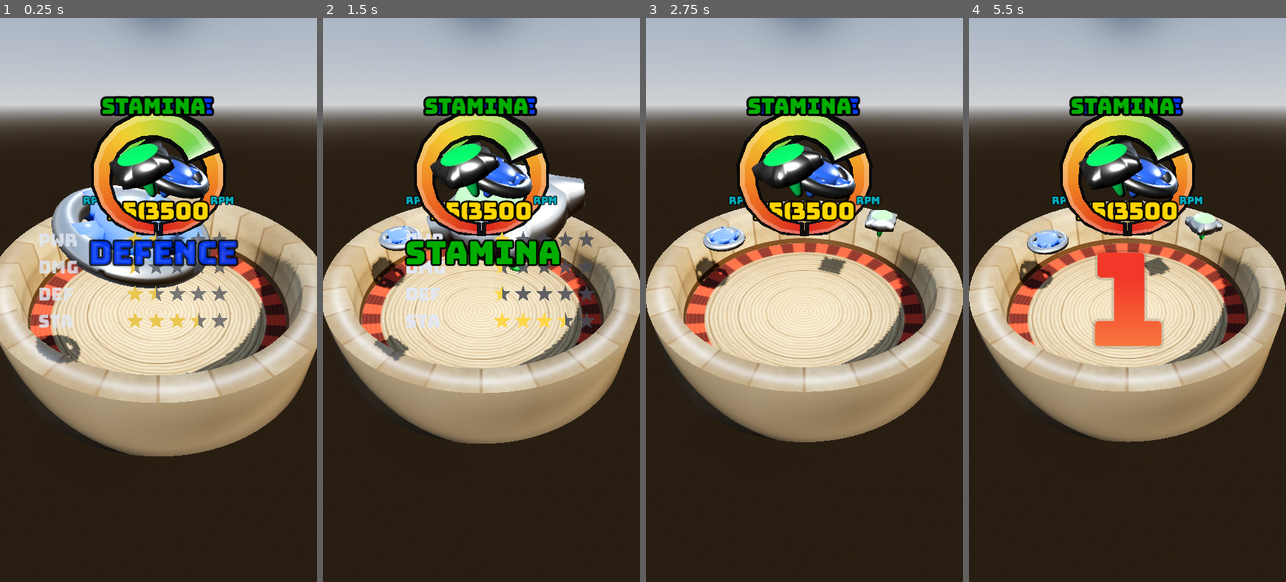
Above: before the commit, frames 1-4 (left to right).
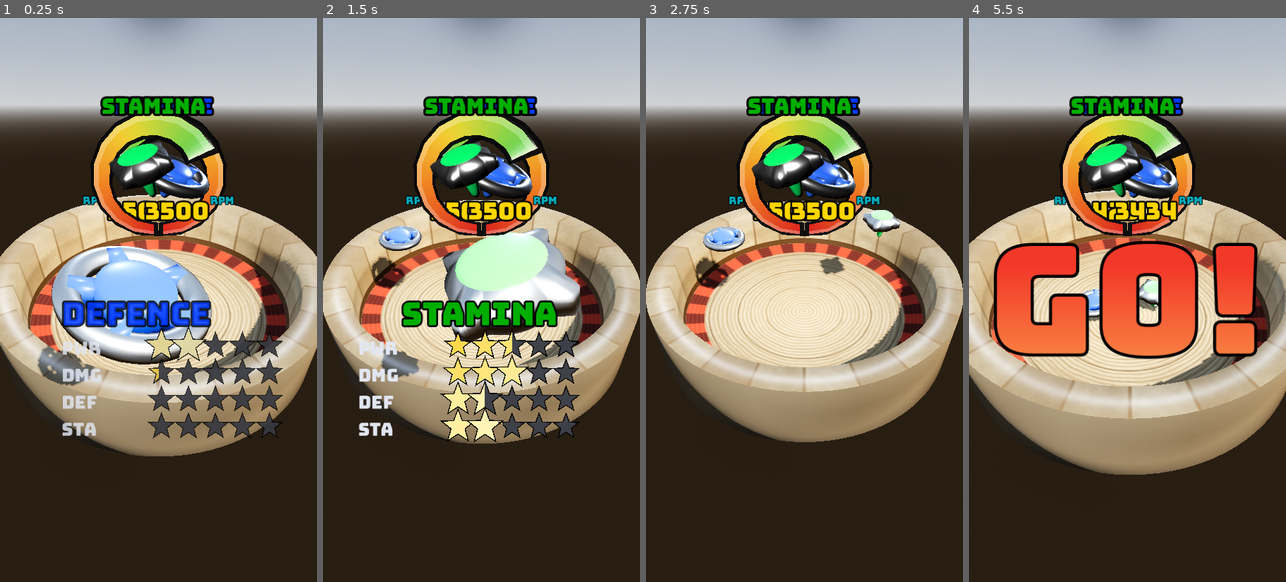
Above: after the commit, the same moments.

Repository: TaurusFire/SuperBattleTops
Game: Godot game, scene res://Scenes/Main.tscn
Two runs of this game, one before a commit and one after it. Both use one fixed random seed, a clock stepped at 60 frames per second and the inputs below.
Inputs:
- Up to frame 1 (0.25 s): no input
- Up to frame 2 (1.5 s): no input
- Up to frame 3 (2.75 s): no input
- Up to frame 4 (5.5 s): no input

The runs differ from the first frame. In frame 1, 17% of the frame differs, in the area x 11-90%, y 29-75%; in frame 2, 15%; in frame 3, 0.5%; in frame 4, 34%, in the area x 0-100%, y 16-81%.

Commit message:
changes

Diff:
--- a/battle-tops/Resources/TopStats/attack_top.tres
+++ b/battle-tops/Resources/TopStats/attack_top.tres
@@ -22,14 +22,13 @@
 materials = Array[Material]([SubResource("StandardMaterial3D_7xdy8"), SubResource("StandardMaterial3D_bi8nj")])
 name_colour = Color(1, 0, 0, 1)
 name_colour_secondary = Color(1, 0.6587266, 0.60562193, 1)
-rpm_base_decay_rate = 40.0
+rpm_base_decay_rate = 30.0
 rpm_decay_frac = 0.04
 base_knockback = 40.0
-base_damage = 45.0
+base_damage = 80.0
 defence = 10.0
 weight = 0.15
 move_speed = 0.9
 aggression = 0.85
 orbit_radius = 0.09
-dodge_skill = 0.2
 metadata/_custom_type_script = "uid://t37dunmlguwa"
--- a/battle-tops/Resources/TopStats/defence_top.tres
+++ b/battle-tops/Resources/TopStats/defence_top.tres
@@ -26,9 +26,9 @@
 initial_rpm = 3500.0
 rpm_base_decay_rate = 22.0
 rpm_decay_frac = 0.03
-base_knockback = 35.0
-base_damage = 20.0
-defence = 50.0
+base_knockback = 30.0
+base_damage = 40.0
+defence = 45.0
 weight = 0.23
 move_speed = 0.6
 dodge_skill = 0.7
--- a/battle-tops/Resources/TopStats/stamina_top.tres
+++ b/battle-tops/Resources/TopStats/stamina_top.tres
@@ -24,13 +24,13 @@
 name_colour = Color(0, 0.6842409, 0, 1)
 name_colour_secondary = Color(0.5377861, 1, 0.50600374, 1)
 initial_rpm = 3500.0
-rpm_decay_frac = 0.025
+rpm_decay_frac = 0.028
 base_knockback = 25.0
-base_damage = 25.0
-defence = 25.0
+base_damage = 60.0
+defence = 20.0
 weight = 0.16
-move_speed = 0.7
-aggression = 0.6
+move_speed = 0.8
+aggression = 0.65
 orbit_radius = 0.08
 dodge_skill = 0.8
 base_responsiveness = 3.0
--- a/battle-tops/Resources/stat_entries/def_se.tres
+++ b/battle-tops/Resources/stat_entries/def_se.tres
@@ -6,5 +6,5 @@
 script = ExtResource("1_4yarb")
 label = "DEF"
 stat_property = "defence"
-per_half_star = 15.0
+per_half_star = 5.5
 metadata/_custom_type_script = "uid://1mprwdka0ogo"
--- a/battle-tops/Resources/stat_entries/dmg_se.tres
+++ b/battle-tops/Resources/stat_entries/dmg_se.tres
@@ -6,5 +6,4 @@
 script = ExtResource("1_2tbqa")
 label = "DMG"
 stat_property = "base_damage"
-per_half_star = 20.0
 metadata/_custom_type_script = "uid://1mprwdka0ogo"
--- a/battle-tops/Resources/stat_entries/kb_se.tres
+++ b/battle-tops/Resources/stat_entries/kb_se.tres
@@ -5,4 +5,5 @@
 [resource]
 script = ExtResource("1_ogb1c")
 label = "PWR"
+per_half_star = 5.0
 metadata/_custom_type_script = "uid://1mprwdka0ogo"
--- a/battle-tops/Resources/stat_entries/sta_se.tres
+++ b/battle-tops/Resources/stat_entries/sta_se.tres
@@ -5,8 +5,8 @@
 [resource]
 script = ExtResource("1_4itja")
 label = "STA"
-stat_property = "rpm_base_decay_rate"
+stat_property = ""
+derived = 1
 per_half_star = 8.0
-invert = true
 invert_baseline = 80.0
 metadata/_custom_type_script = "uid://1mprwdka0ogo"
--- a/battle-tops/Scripts/arena.gd
+++ b/battle-tops/Scripts/arena.gd
@@ -6,8 +6,8 @@
 @export var radius := 0.155
 @export var wall_radius := 0.165
 @export var wall_bounce := 0.6
-@export var wall_damage := 30
-@export var gravity := 1.02
+@export var wall_damage := 50
+@export var gravity := 1.015
 
 func _ready() -> void:
 	pass # Replace with function body.
--- a/battle-tops/Scripts/game_manager.gd
+++ b/battle-tops/Scripts/game_manager.gd
@@ -46,7 +46,7 @@
 
 var _in_contact := {}
 
-var countdown_seconds := 3.0
+var countdown_seconds := 2.0
 var time_remaining := 0.0
 
 enum Phase { INTRO, COUNTDOWN, FIGHTING, ENDING, ENDED }
--- a/battle-tops/Scripts/intro_sequence.gd
+++ b/battle-tops/Scripts/intro_sequence.gd
@@ -29,7 +29,7 @@
 @export_range(0.0, 1.0) var overlap := 0.8
 ## Stillness after the last top settles, before the countdown starts.
 @export var settle_time := 0.4
-@export_range(0.05, 1.0) var apex_spin_scale := 0.25
+@export_range(0.05, 1.0) var apex_spin_scale := 0.05
 
 @export_group('Path')
 ## Distance in front of the camera at the apex. Small enough to fill frame.
@@ -37,7 +37,7 @@
 ## Sideways offset at the apex, toward the top's gauge side.
 @export var apex_lateral := 0.05
 ## How high above the camera's look direction the apex sits.
-@export var apex_lift := 0.01
+@export var apex_lift := -0.01
 ## How far behind the camera the top starts.
 @export var start_behind := 0.25
 ## Sideways offset at the start, on the side opposite the gauge.
@@ -85,8 +85,7 @@
 	_elapsed = 0.0
 	_running = true
 	set_process(true)
-	print("intro.begin: ... is_processing=%s process_mode=%d tree_paused=%s" % [
-		is_processing(), process_mode, get_tree().paused])
+
 
 
 func _process(delta: float) -> void:
--- a/battle-tops/Scripts/stat_card.gd
+++ b/battle-tops/Scripts/stat_card.gd
@@ -7,7 +7,7 @@
 
 @export var intro: IntroSequence
 @export var config: StatDisplayConfig
-var _anchor := Vector2.ZERO
+var _anchor = Vector2.ZERO
 
 
 @export_group('Layout')
@@ -16,30 +16,47 @@
 @export var vertical_centre = 0.62
 @export var row_height = 46.0
 @export var label_width = 150.0
+@export var name_gap = 70.0
 
 @export_group('Style')
 @export var font: Font
-@export var name_size = 54
+@export var name_size := 54
 @export var label_size = 30
-@export var outline_size = 12
-@export var star_size = 30.0
-@export var star_gap = 6.0
-@export var star_filled = Color(1.0, 0.84, 0.28)
-@export var star_empty = Color(0.28, 0.29, 0.33, 0.85)
-@export var star_outline = Color(0, 0, 0, 0.9)
-@export var label_colour = Color(0.88, 0.90, 0.94)
+@export var outline_size := 12
+@export var star_size := 40.0
+@export var star_gap := 6.0
+@export var star_filled := Color(1.0, 0.84, 0.28)
+@export var star_empty := Color(0.28, 0.29, 0.33, 0.85)
+@export var star_outline := Color(0, 0, 0, 0.9)
+@export var label_colour := Color(0.88, 0.90, 0.94)
+## Outline thickness in pixels. Zero disables it.
+@export var star_outline_width = 5.0
+## Uppercase the display name. Off uses the roster name verbatim.
+@export var name_uppercase = true
+## Extra letter spacing, in pixels. Useful for display faces at large sizes.
+@export var name_tracking = 0.0
 
 @export_group('Animation')
-@export var fade_in = 0.12
-@export var fade_out = 0.18
+@export var fade_in := 0.12
+@export var fade_out := 0.18
 ## How far the card slides in from its side, in pixels.
-@export var slide = 70.0
+@export var slide := 70.0
+@export var star_fill_time := 0.15
+## Delay between consecutive rows starting, so they cascade.
+@export var star_row_stagger = 0.07
+## How long the glow lingers behind the filling edge.
+@export var star_glow_time = 0.25
+@export var star_glow_colour = Color(1.0, 0.96, 0.72)
+## Peak size multiplier on a star as it fills.
+@export var star_pop = 1.45
+var _reveal_time = 0.0
+
 
 @export var camera: Camera3D
 @export_group('Layout')
 ## Horizontal gap between the top and the card, in pixels.
-@export var card_gap := 90.0
-@export var card_width := 340.0
+@export var card_gap = 180.0
+@export var card_width = 380.0
 
 
 var _top: Top
@@ -88,21 +105,22 @@
 	_top = top
 	_right_side = (index % 2) == 1
 	_ratings = _rate_all(top)
+	_reveal_time = 0.0
+
 	# Captured once: the card marks where the top was when it reached the
 	# apex, rather than tracking it as it moves on.
 	_anchor = _compute_anchor(top)
 
-	var txt = top.display_name().to_upper()
+	var txt = top.display_name().to_upper() if name_uppercase else top.display_name()
 	_name_label.text = txt
 	_name_outline.text = txt
 	_name_label.add_theme_color_override("font_color", top.stats.name_colour)
 	_name_label.horizontal_alignment = \
-		HORIZONTAL_ALIGNMENT_LEFT if _right_side else HORIZONTAL_ALIGNMENT_RIGHT
+		HORIZONTAL_ALIGNMENT_RIGHT if _right_side else HORIZONTAL_ALIGNMENT_LEFT
 	_name_outline.horizontal_alignment = _name_label.horizontal_alignment
 
 	_target_alpha = 1.0
-	print("card: %s ratings=%d anchor=%s viewport=%s" % [
-		top.display_name(), _ratings.size(), _anchor, size])
+
 
 func _on_departed(_top: Top, _index: int) -> void:
 	_target_alpha = 0.0
@@ -116,7 +134,12 @@
 	for e in config.entries:
 		if e == null:
 			continue
-		var raw: float = top.stats.get(e.stat_property) if e.stat_property in top.stats else 0.0
+		var raw: float
+		match e.derived:
+			StatEntry.Derived.SURVIVAL_TIME:
+				raw = StatDisplayConfig.survival_time(top.stats, top.dead_rpm)
+			_:
+				raw = top.stats.get(e.stat_property) if e.stat_property in top.stats else 0.0
 		# Some stats are better when lower — decay rate, for instance — so
 		# rate the distance below a baseline instead of the value itself.
 		var value: float = (e.invert_baseline - raw) if e.invert else raw
@@ -125,6 +148,10 @@
 			"stars": StatDisplayConfig.rate(max(value, 0.0), e.per_half_star, e.max_stars),
 			"max": e.max_stars,
 		})
+		print("%s %s: raw=%.2f -> %.1f stars (per_half=%.2f)" % [
+			top.display_name(), e.label, raw,
+			StatDisplayConfig.rate(max(value, 0.0), e.per_half_star, e.max_stars),
+			e.per_half_star])
 	return out
 
 
@@ -135,6 +162,9 @@
 	# Slide settles as it fades in, and returns as it fades out.
 	_slide_amount = 1.0 - _alpha
 
+	if _target_alpha > 0.0:
+		_reveal_time += delta
+
 	if _alpha <= 0.001 and _top == null:
 		return
 	_layout()
@@ -144,7 +174,7 @@
 func _layout() -> void:
 	if _name_label == null:
 		return
-	var anchor := _anchor
+	var anchor = _anchor
 	var x = anchor.x + _slide_amount * slide * (-1.0 if _right_side else 1.0)
 	var y = anchor.y - float(name_size) * 1.2
 	var w = 340.0
@@ -160,56 +190,79 @@
 	if _alpha <= 0.001 or _ratings.is_empty():
 		return
 
-	var anchor := _anchor
+	var anchor = _anchor
 	var x = anchor.x + _slide_amount * slide * (-1.0 if _right_side else 1.0)
-	var y = anchor.y - float(name_size) * 1.2
+	var y = anchor.y - float(name_size) * 1.2 + name_gap
 
 	var f: Font = font if font != null else ThemeDB.fallback_font
 
-	for row in _ratings:
+	for row_index in _ratings.size():
+		var row = _ratings[row_index]
 		var label_pos = Vector2(x, y + star_size * 0.9)
 		var col = label_colour
 		col.a *= _alpha
 		f.draw_string(get_canvas_item(), label_pos, row["label"],
 			HORIZONTAL_ALIGNMENT_LEFT, label_width, label_size, col)
 
-		_draw_stars(Vector2(x + label_width, y), row["stars"], row["max"])
+		_draw_stars(Vector2(x + label_width, y), row["stars"], row["max"], row_index)
 		y += row_height
 
 
 ## Half-star resolution: each star is drawn empty, then filled fully or by its
 ## left half depending on the rating.
-func _draw_stars(at: Vector2, stars: float, max_stars: int) -> void:
+func _draw_stars(at: Vector2, stars: float, max_stars: int, row_index: int) -> void:
+	var row_start = star_row_stagger * float(row_index)
+	var elapsed = _reveal_time - row_start
+	# Progress measured in stars, so it maps directly onto the loop below.
+	var revealed = clamp(elapsed / max(star_fill_time, 0.001), 0.0, 1.0) * stars
+
 	for i in max_stars:
 		var centre = at + Vector2(i * (star_size + star_gap) + star_size * 0.5,
 								   star_size * 0.5)
-		var remaining = stars - float(i)
+		var filled = clamp(revealed - float(i), 0.0, 1.0)
+		var rated = stars - float(i)
+
+		# How recently this star finished filling, 1 at the moment it lands.
+		var glow = 0.0
+		if filled >= 1.0 or (rated < 1.0 and filled >= rated and rated > 0.0):
+			var landed_at = row_start + (min(float(i) + 1.0, stars) / max(stars, 0.001)) * star_fill_time
+			glow = clamp(1.0 - (_reveal_time - landed_at) / max(star_glow_time, 0.001), 0.0, 1.0)
+
+		var r = star_size * 0.5 * lerpf(1.0, star_pop, glow)
+
+		if star_outline_width > 0.0:
+			var oc = star_outline
+			oc.a *= _alpha
+			_star(centre, r + star_outline_width, oc, 1.0)
 
 		var empty = star_empty
 		empty.a *= _alpha
-		_star(centre, star_size * 0.5, empty, 1.0)
-
-		if remaining >= 1.0:
-			var full = star_filled
-			full.a *= _alpha
-			_star(centre, star_size * 0.5, full, 1.0)
-		elif remaining >= 0.5:
-			var half = star_filled
-			half.a *= _alpha
-			_star(centre, star_size * 0.5, half, 0.5)
+		_star(centre, r, empty, 1.0)
+
+		if filled <= 0.001:
+			continue
+
+		# Fill to whichever is smaller: the rating, or how far the sweep has
+		# reached. So a half-star still animates from nothing to half.
+		var portion = min(filled, max(rated, 0.0))
+		if portion <= 0.001:
+			continue
+
+		var col = star_filled.lerp(star_glow_colour, glow)
+		col.a *= _alpha
+		_star(centre, r, col, min(portion, 1.0))
 
 
 ## Draws a five-pointed star, optionally clipped to its left `fraction`.
 func _star(centre: Vector2, r: float, col: Color, fraction: float) -> void:
 	var pts = PackedVector2Array()
+	var cut = centre.x - r + r * 2.0 * clamp(fraction, 0.0, 1.0)
 	for i in 10:
 		var ang = -PI * 0.5 + PI * float(i) / 5.0
 		var rad = r if (i % 2 == 0) else r * 0.42
 		var p = centre + Vector2(cos(ang), sin(ang)) * rad
 		if fraction < 1.0:
-			# Clip to the left half by pulling any right-hand point back to
-			# the centre line — cheap, and reads correctly at this size.
-			p.x = min(p.x, centre.x)
+			p.x = min(p.x, cut)
 		pts.append(p)
 	draw_colored_polygon(pts, col)
 
@@ -217,10 +270,10 @@
 func _screen_anchor() -> Vector2:
 	if _top == null or camera == null:
 		return Vector2(side_margin, size.y * vertical_centre)
-	var p := camera.unproject_position(_top.global_position)
+	var p = camera.unproject_position(_top.global_position)
 	# Sit on the opposite side of the top from the frame edge it's heading to,
 	# so the card never runs off screen.
-	var x := (p.x - card_width - card_gap) if _right_side else (p.x + card_gap)
+	var x = (p.x - card_width - card_gap) if _right_side else (p.x + card_gap)
 	return Vector2(clamp(x, side_margin, size.x - card_width - side_margin), p.y)
 
 func _compute_anchor(top: Top) -> Vector2:
@@ -229,12 +282,12 @@
 
 	# A point behind the lens unprojects to a mirrored position, so fall back
 	# rather than placing the card somewhere nonsensical.
-	var local := camera.global_transform.affine_inverse() * top.global_position
+	var local = camera.global_transform.affine_inverse() * top.global_position
 	if local.z > -0.001:
 		return Vector2(side_margin, size.y * vertical_centre)
 
-	var p := camera.unproject_position(top.global_position)
-	var x := (p.x + card_gap) if _right_side else (p.x - card_width - card_gap)
+	var p = camera.unproject_position(top.global_position)
+	var x = (p.x - card_width - card_gap) if _right_side else (p.x + card_gap)
 	var card_h = float(name_size) * 1.3 + row_height * max(_ratings.size(), 1)
 	return Vector2(
 		clamp(x, side_margin, size.x - card_width - side_margin),
--- a/battle-tops/Scripts/stat_display_config.gd
+++ b/battle-tops/Scripts/stat_display_config.gd
@@ -15,3 +15,13 @@
 		return 0.0
 	var halves = floor(value / per_half_star)
 	return min(halves * 0.5, float(max_stars))
+
+static func survival_time(stats: TopStats, dead_rpm: float) -> float:
+	var b := stats.rpm_base_decay_rate
+	var k := stats.rpm_decay_frac
+	var r0 := stats.initial_rpm
+
+	if k <= 0.0001:
+		# Purely linear decay; the log form degenerates.
+		return (r0 - dead_rpm) / max(b, 0.0001)
+	return (1.0 / k) * log((b + k * r0) / (b + k * dead_rpm))
--- a/battle-tops/Scripts/stat_entry.gd
+++ b/battle-tops/Scripts/stat_entry.gd
@@ -9,6 +9,9 @@
 ## Property name on TopStats to read.
 @export var stat_property := "base_knockback"
 ## How much of the raw value earns another half star.
+## For stats that emerge from several values rather than being one field.
+## Overrides `stat_property` when not NONE.
+@export var derived: Derived = Derived.NONE
 @export var per_half_star := 10.0
 ## Ceiling, so an outlier can't overflow the row.
 @export var max_stars := 5
@@ -16,3 +19,11 @@
 @export var invert := false
 ## Only used when `invert` is true: the value subtracted from before rating.
 @export var invert_baseline := 100.0
+
+enum Derived {
+	NONE,
+	## Seconds the top survives on decay alone, from its own initial RPM and
+	## both decay coefficients. This is what "stamina" actually means — rating
+	## either coefficient alone would mislead, since they trade off.
+	SURVIVAL_TIME,
+}
--- a/battle-tops/Scripts/top.gd
+++ b/battle-tops/Scripts/top.gd
@@ -25,6 +25,7 @@
 signal entered_dying(top: Top)
 signal dodged(top: Top)
 signal ability_triggered(top: Top, ability: Ability)
+signal combo_hit(top: Top, target: Top, index: int)
 
 var current_state: State = State.INTRO
 var intent: Intent = Intent.CLOSING
@@ -80,14 +81,14 @@
 
 @export_group('Combat')
 ## Reference RPM the power curves are measured against.
-@export var ref_rpm = 3000.0
+@export var ref_rpm = 2500.0
 ## Fraction of knockback converted to an upward hop.
 @export var vertical_fraction = 0.25
 ## How much the RPM advantage swings knockback. At 0 it's ignored; the
 ## multiplier is centred on 1.0 so changing this never shifts the baseline.
 @export var dominance_influence = 0.3
 ## What a stationary or retreating hit is worth relative to a full charge.
-@export var min_momentum_mult = 0.4
+@export var min_momentum_mult = 0.2
 ## Random scatter on knockback direction, in radians, scaled down by momentum
 ## so heavy hits stay decisive and glancing ones vary.
 @export var knockback_scatter = 1.1
@@ -120,8 +121,8 @@
 
 @export_group('Engagement')
 ## Orbit duration at aggression 0 and 1 respectively.
-@export var orbit_time_max = 1.4
-@export var orbit_time_min = 0.7
+@export var orbit_time_max = 1.8
+@export var orbit_time_min = 1.1
 ## Recovery duration at aggression 0 and 1, scaled by how hard the hit was.
 @export var recover_time_max = 2.0
 @export var recover_time_min = 1.2
@@ -164,10 +165,10 @@
 ## Constant inward pull standing in for the bowl's curvature, as a multiple of
 ## move_speed at the rim. Applies everywhere, so keep it modest — a large value
 ## flattens the usable arena rather than just discouraging the edge.
-@export var slope_strength = 0.5
+@export var slope_strength = 0.4
 
 ## Radius, as a fraction of the arena, beyond which a top counts as loitering.
-@export_range(0.0, 1.0) var loiter_radius_frac = 0.4
+@export_range(0.0, 1.0) var loiter_radius_frac = 0.5
 
 ## Seconds at the edge before the inward pull reaches full strength.
 @export var loiter_patience = 0.5
@@ -192,12 +193,12 @@
 ## Seconds before another dodge is possible, so it stays a moment.
 @export var dodge_cooldown_time = 1
 ## Seconds of counter-attack after a successful slip.
-@export var counter_duration = 0.35
+@export var counter_duration = 0.45
 ## Speed multiplier while countering.
-@export var counter_speed = 2.75
+@export var counter_speed = 2.5
 ## How far the slip angles backward along the opponent's approach rather than
 ## purely sideways. 0 is a pure sidestep; higher ends up behind the charge.
-@export_range(0.0, 1.5) var dodge_back_bias := 0.2
+@export_range(0.0, 1.5) var dodge_back_bias := 0.25
 @export var counter_abandon_range = 0.15
 
 @export_group('Wall')
@@ -235,6 +236,39 @@
 @export var ko_drag = 0.4
 @export var ko_kill_depth = 0.5
 
+@export_group('Combo')
+## Closing speed needed for a hit to be combo-eligible. Below this the top
+## isn't committed enough to follow up.
+@export var combo_speed_threshold := 0.06
+## Chance of a follow-up after the first hit, before aggression scales it.
+@export_range(0.0, 1.0) var combo_base_chance := 0.9
+## How much aggression moves that chance. At 0.5, an aggression-1.0 fighter
+## gets 1.5x the base chance and an aggression-0 fighter 0.5x.
+@export_range(0.0, 1.0) var combo_aggression_weight := 0.5
+## Each successive hit multiplies the chance by this, so long combos are rare
+## without needing a hard cap.
+@export_range(0.1, 1.0) var combo_chance_decay := 0.7
+## Seconds between hits in a combo.
+@export var combo_interval := 0.15
+## Power of each follow-up relative to the first. 1.0 keeps every hit at full
+## strength; lower makes a combo taper.
+@export_range(0.2, 1.0) var combo_falloff := 0.9
+## Hard ceiling, as a safety net rather than a design constraint.
+@export_range(0.0, 1.0) var combo_knockback_scale := 0.05
+@export var combo_max_hits := 6
+## Seconds the target is held after each combo hit, so the flurry stays in
+## contact. Suppressing knockback isn't enough on its own — the target simply
+## steers away under its own power.
+@export var combo_stun_time := 1
+## Movement retained while stunned. Zero pins them completely; a little
+## movement reads better than a total freeze.
+@export_range(0.0, 1.0) var combo_stun_mobility := 0.05
+var _combo_target: Top
+var _combo_timer := 0.0
+var _combo_index := 0
+var _combo_chance := 0.0
+var _combo_velo_bonus := 0.0
+var _stun_timer := 0.0
 
 # ══════════════════════════════════════════════════════════════════════════
 #  RUNTIME STATE
@@ -294,7 +328,6 @@
 
 var rpm_ratio: float:
 	get: return current_rpm / max(initial_rpm, 1.0)
-
 
 # ══════════════════════════════════════════════════════════════════════════
 #  SETUP
@@ -402,12 +435,16 @@
 
 	_update_loiter(delta)
 	_update_intent(delta)
+	_update_combo(delta)
 
 	_wall_recoil_timer = max(_wall_recoil_timer - delta, 0.0)
 	_wall_damage_timer = max(_wall_damage_timer - delta, 0.0)
+	_stun_timer = max(_stun_timer - delta, 0.0)
 
 	if not _airborne and _wall_recoil_timer <= 0.0:
 		var desired = _desired_velocity()
+		if _stun_timer > 0.0:
+			desired *= combo_stun_mobility
 		var responsiveness = base_responsiveness * pow(rpm_ratio, 0.3)
 		if intent == Intent.COUNTERING:
 			responsiveness = 10
@@ -845,17 +882,17 @@
 	if ability != null:
 		attack_rpm = ability.attack_rpm(self)
 		strike = ability.strike_multiplier(self)
-
+	strike *= pow(combo_falloff, float(_combo_index))
 
 	# Momentum: a charging top lands a full hit, a stationary or retreating one
 	# only glances. This is what makes aggression pay.
-	var momentum = clamp(velo_bonus / velo_reference, 0.0, 1.1)
+	var momentum = clamp(velo_bonus / velo_reference, 0.0, 1.3)
 	var momentum_mult = lerpf(min_momentum_mult, 1.0, momentum)
 
 	# --- Damage -----------------------------------------------------------
 	# Front-loaded: the exponent gives a high-RPM top a real early advantage
 	# without collapsing damage to nothing at the tail.
-	var power = pow((attack_rpm + ref_rpm) / ref_rpm, 0.8)
+	var power = pow((attack_rpm + ref_rpm) / ref_rpm, 1)
 	var adj_damage = base_damage * power * momentum_mult * strike
 
 	# Defence subtracts, but never below a fraction of the raw hit — so a
@@ -886,8 +923,10 @@
 	var dominance_mult = 1.0 + (dominance - 0.5) * 2.0 * dominance_influence
 
 	var weight_factor = weight / (weight + opponent.weight)
-	var base_term = base_knockback * pow(kb_power, 0.35) * weight_factor * 0.75
+	var base_term = base_knockback * pow(kb_power, 0.5) * weight_factor * 0.75
 	var applied = base_term * dominance_mult * momentum_mult * strike
+	if _combo_index > 0:
+		applied *= combo_knockback_scale
 
 	#print(
 		#"\nAttacker: ", self.display_name(),
@@ -918,6 +957,8 @@
 	if ability is KamikazeAbility:
 		(ability as KamikazeAbility).on_hit_landed(self)
 
+	_maybe_continue_combo(opponent, velo_bonus)
+
 
 ## Applies damage that has already had defence accounted for.
 func _receive_dmg(dmg: float) -> void:
@@ -997,6 +1038,75 @@
 	global_position.x = arena_centre.x + normal.x * inset
 	global_position.z = arena_centre.y + normal.y * inset
 
+## Rolls for a follow-up hit. The chance decays with each successive hit, so a
+## long combo is the compound product of several rolls — rare without a cap
+## having to enforce it.
+func _maybe_continue_combo(opponent: Top, velo_bonus: float) -> void:
+	if _combo_index >= combo_max_hits:
+		_end_combo()
+		return
+	if opponent.current_state != State.ACTIVE:
+		_end_combo()
+		return
+
+	# Only a committed approach earns a follow-up. A top that was drifting or
+	# retreating when it connected has nothing to press with.
+	if _combo_index == 0:
+		if velo_bonus < combo_speed_threshold:
+			print("%s: no combo, velo %.3f below %.3f" % [
+				display_name(), velo_bonus, combo_speed_threshold])
+			return
+		var aggression_scale = 1.0 + (aggression - 0.5) * 2.0 * combo_aggression_weight
+		_combo_chance = combo_base_chance * aggression_scale
+		_combo_velo_bonus = velo_bonus
+		print("%s: combo eligible, chance %.2f" % [display_name(), _combo_chance])
+
+	if randf() >= _combo_chance:
+		_end_combo()
+		return
+
+	_combo_index += 1
+	_combo_chance *= combo_chance_decay
+	_combo_target = opponent
+	_combo_timer = combo_interval
+	opponent._apply_stun(combo_stun_time)
+
+## Delivers a queued follow-up. The hits land without the tops separating, so
+## the viewer reads one contact with several impacts rather than a sequence of
+## approaches — which is what makes a flurry legible at this scale.
+func _update_combo(delta: float) -> void:
+	if _combo_index <= 0:
+		return
+	_combo_timer -= delta
+	if _combo_timer > 0.0:
+		return
+
+	if _combo_target == null or _combo_target.current_state != State.ACTIVE:
+		_end_combo()
+		return
+	# Lost them: a combo is a flurry at contact, not a pursuit.
+	var d := _horizontal_pos().distance_to(_combo_target._horizontal_pos())
+	if d > (radius + _combo_target.radius) * 2.2:
+		print("%s combo broken: distance %.4f" % [display_name(), d])
+		_end_combo()
+		return
+
+	combo_hit.emit(self, _combo_target, _combo_index)
+	print("%s combo hit %d on %s (chance now %.2f, falloff %.2f)" % [
+		display_name(), _combo_index, _combo_target.display_name(),
+		_combo_chance, pow(combo_falloff, float(_combo_index))])
+	attack(_combo_target, _combo_velo_bonus)
+
+func _end_combo() -> void:
+	if _combo_index > 0 and _combo_target != null:
+		var dir := (_combo_target._horizontal_pos() - _horizontal_pos()).normalized()
+		_combo_target._receive_kb(last_knockback_dealt * float(_combo_index) * 0.5, dir)
+	_combo_index = 0
+	_combo_target = null
+	_combo_timer = 0.0
+
+func _apply_stun(duration: float) -> void:
+	_stun_timer = max(_stun_timer, duration)
 # ══════════════════════════════════════════════════════════════════════════
 #  VERTICAL
 # ══════════════════════════════════════════════════════════════════════════
